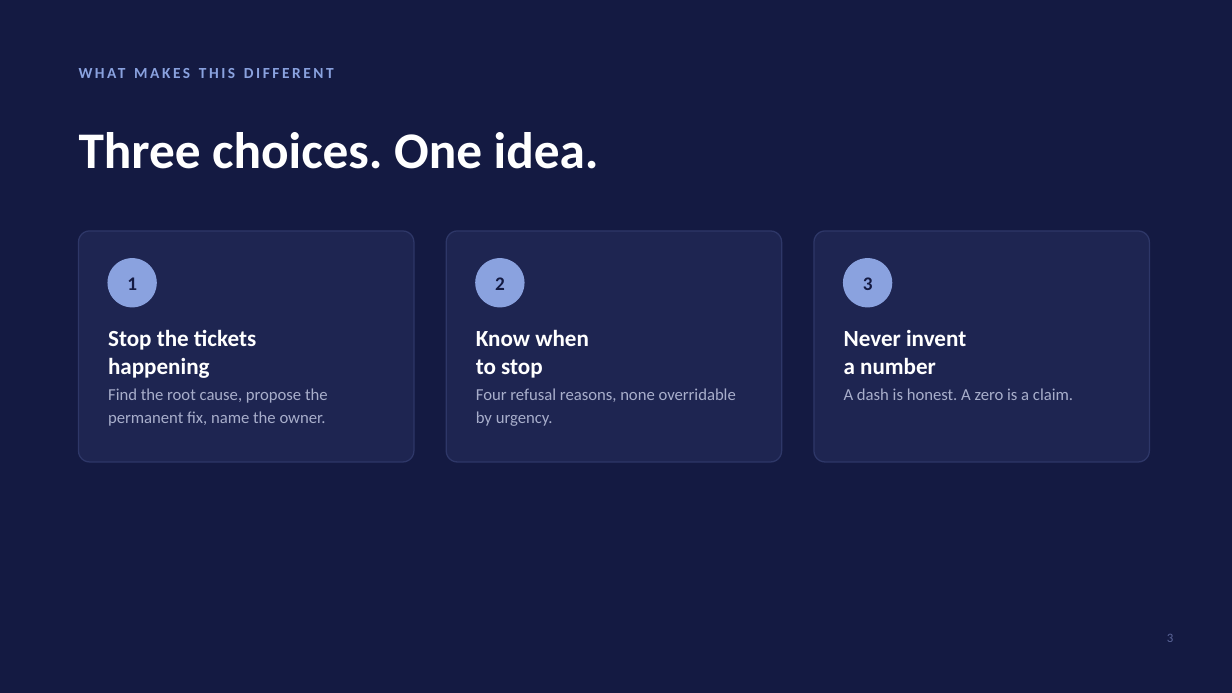
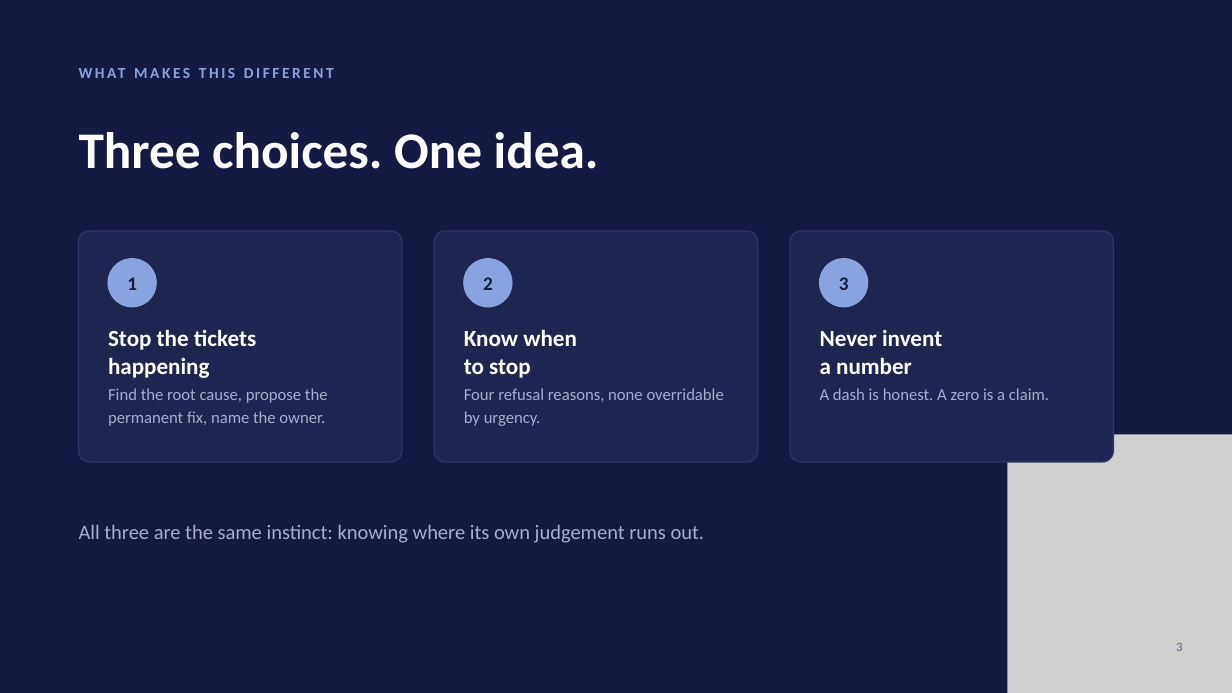
Before and after one commit to ZenBen5173/service-desk-command-center, a slide deck: slide 3 of docs/Service-Desk-Command-Center.pptx. Drawn at 1232x693 pixels with LibreOffice and Linux fonts; fonts in the diff are those of the drawing; grey boxes stand for pictures. Boxes give left, top, right and bottom in pixels: in the first picture for what was removed or moved away, otherwise in the second. Text is boxed around its words. In the diff, an @@ line names an element or a change of style, - is before the commit and + after.

```diff
--- a/docs/Service-Desk-Command-Center.pptx
+++ b/docs/Service-Desk-Command-Center.pptx
@@ rounded rectangle: place and size @@
-rounded rectangle at (79, 231, 414, 462)
+rounded rectangle at (79, 231, 402, 462)
@@ rounded rectangle: place and size @@
-rounded rectangle at (446, 231, 782, 462)
+rounded rectangle at (434, 231, 758, 462)
@@ rounded rectangle: place and size @@
-rounded rectangle at (814, 231, 1150, 462)
+rounded rectangle at (790, 231, 1114, 462)
@@ text "2": place and size @@
-text "2" at (495, 277, 505, 290)
+text "2" at (483, 277, 493, 290)
@@ ellipse: place and size @@
-ellipse at (476, 259, 524, 307)
+ellipse at (464, 259, 512, 307)
@@ text "3": place and size @@
-text "3" at (863, 277, 873, 290)
+text "3" at (839, 277, 849, 290)
@@ ellipse: place and size @@
-ellipse at (844, 259, 892, 307)
+ellipse at (820, 259, 868, 307)
@@ text "Know when": place and size @@
-text "Know when" at (476, 329, 589, 378)
+text "Know when" at (464, 329, 577, 378)
@@ text "Never invent": place and size @@
-text "Never invent" at (844, 330, 966, 374)
+text "Never invent" at (820, 330, 942, 374)
@@ text "Four refusal reasons, none overridable ...": place and size @@
-text "Four refusal reasons, none overridable ..." at (476, 388, 736, 426)
+text "Four refusal reasons, none overridable ..." at (464, 388, 724, 426)
@@ text "A dash is honest. A ...": place and size @@
-text "A dash is honest. A ..." at (844, 388, 1073, 400)
+text "A dash is honest. A ..." at (820, 388, 1049, 400)
@@ picture added at (1007, 434, 1232, 693) @@
@@ text added at (79, 525, 705, 543), 16 pt, text #A8AECB @@
+All three are the same instinct: knowing where its own judgement runs out.
@@ text "3": place and size @@
-text "3" at (1167, 634, 1173, 642)
+text "3" at (1176, 643, 1182, 651)
```
Also in this commit, not shown: 9 other slides changed, 1 slide added, 1 slide removed, 1 other file.
